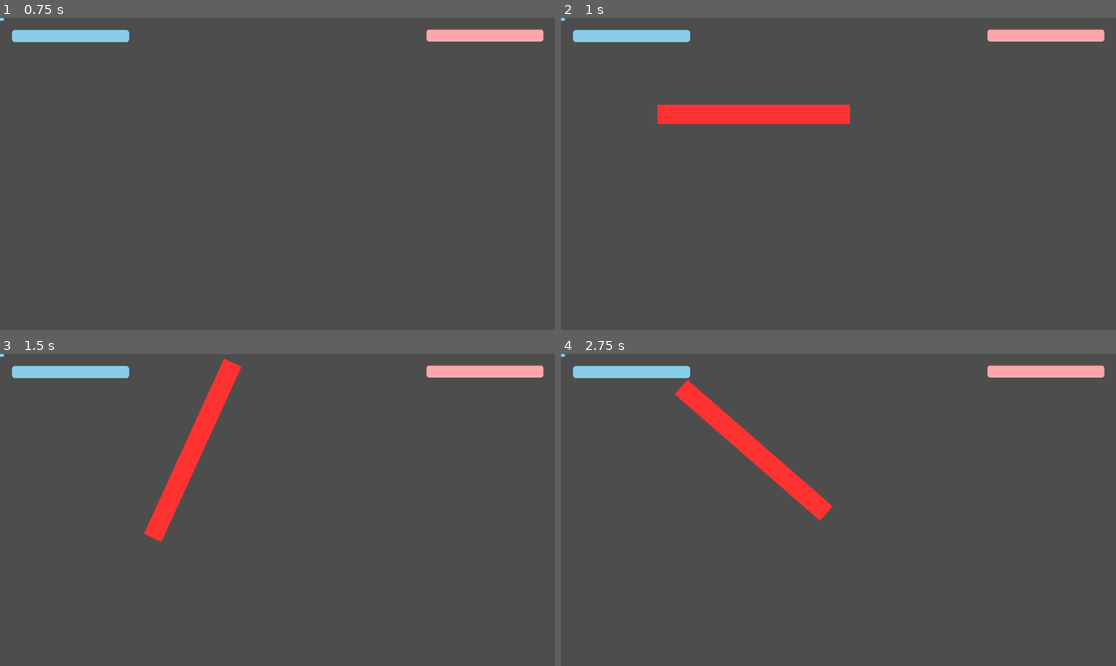
Above: before the commit, frames 1-4 (two rows, left to right).
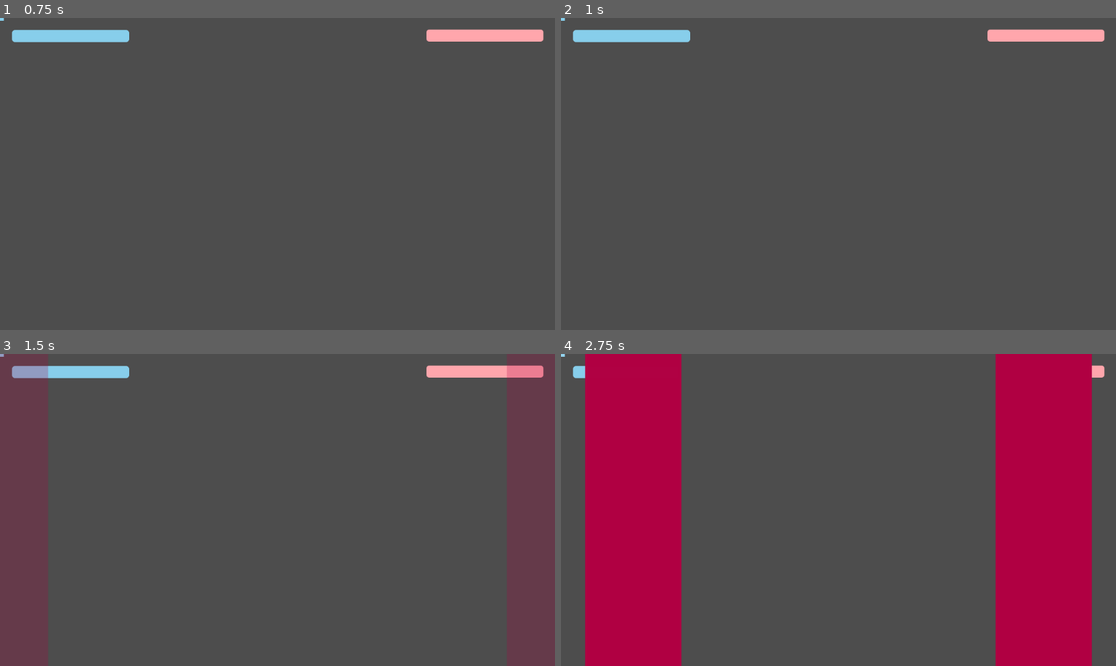
Above: after the commit, the same moments.

Repository: Sosenteam/sa-bullet-hell
Game: Godot game, scene res://levels/testing_level.tscn
The game is run twice, just before and just after one commit, with the same random seed, the same clock (stepped at 60 frames per second) and the same inputs.
Inputs:
- Up to frame 1 (0.75 s): tap Enter at 0.5 s
- Up to frame 2 (1 s): no input
- Up to frame 3 (1.5 s): no input
- Up to frame 4 (2.75 s): no input

Frame 1 is identical in both runs. In frame 2, 2.2% of the frame differs, in the area x 17-53%, y 27-35%; in frame 3, 2.7%; in frame 4, 37%, in the area x 4-96%, y 0-100%.

Commit message:
added stuff to level, way better

Diff:
--- a/global.gd
+++ b/global.gd
@@ -1,6 +1,12 @@
 extends Node
 
+@onready var screen_size = get_viewport().get_visible_rect().size
+@onready var center = screen_size/2
 
+
+var bad_color = Color(0.691, 0.0, 0.261, 1.0)
+var indicator_color = Color(0.691, 0.0, 0.261, 0.25)
+var invis_color = Color(0.691, 0.0, 0.261, 0)
 var ui:Node
 
 func update_health(hp,plid):
--- a/hit_management/bullet.gd
+++ b/hit_management/bullet.gd
@@ -2,7 +2,7 @@
 
 @onready var collision_shape = $CollisionPolygon2D
 @onready var draw_shape = $Polygon2D
-@onready var vis_notif = $VisibleOnScreenNotifier2D
+#@onready var vis_notif = $VisibleOnScreenNotifier2D
 
 var radius = 10
 var velocity: Vector2 = Vector2.ZERO
--- a/hit_management/hit_shape.gd
+++ b/hit_management/hit_shape.gd
@@ -1,16 +1,28 @@
 extends Area2D
+
+@onready var polygon = $Polygon2D
+@onready var collision_polygon = $CollisionPolygon2D
+
+func _ready() -> void:
+	polygon.color = Global.indicator_color
 
 func enable():
 	set_collision_mask_value(1,true)
+	polygon.color = Global.bad_color
 
 func disable():
 	set_collision_mask_value(1,false)
+	polygon.color = Global.invis_colors
 
 func remove():
-	$Polygon2D.set_polygon([])
-	$CollisionPolygon2D.set_polygon([])
+	polygon.set_polygon([])
+	collision_polygon.set_polygon([])
 
 func set_verts(verts:PackedVector2Array):
-	print("hitshape verts set to ",verts)
-	$Polygon2D.set_polygon(verts)
-	$CollisionPolygon2D.set_polygon(verts)
+	#print("hitshape verts set to ",verts)
+	polygon.set_polygon(verts)
+	collision_polygon.set_polygon(verts)
+
+func _on_body_entered(body: Node2D) -> void:
+	if(body.has_method("hit")):
+		body.hit()
--- a/hit_management/hit_shape.tscn
+++ b/hit_management/hit_shape.tscn
@@ -7,6 +7,8 @@
 script = ExtResource("1_8rv4f")
 
 [node name="Polygon2D" type="Polygon2D" parent="." unique_id=182433627]
-color = Color(1, 0.19999999, 0.19999999, 1)
+color = Color(0.06316107, 0.1132201, 0.10798114, 0.3019608)
 
 [node name="CollisionPolygon2D" type="CollisionPolygon2D" parent="." unique_id=991354464]
+
+[connection signal="body_entered" from="." to="." method="_on_body_entered"]
--- a/hit_management/hitzone.gd
+++ b/hit_management/hitzone.gd
@@ -20,12 +20,12 @@
 
 func _ready() -> void:
 	var tween = get_tree().create_tween()
-	draw_shape.color = Color(0.691, 0.0, 0.261, 0)
+	draw_shape.color = Global.invis_color
 	tween.set_trans(Tween.TRANS_EXPO)
 	tween.set_ease(Tween.EASE_IN)
-	tween.tween_property(draw_shape,"color",Color(0.691, 0.0, 0.261, 0.25),indicator_in)
+	tween.tween_property(draw_shape,"color",Global.indicator_color,indicator_in)
 	tween.tween_interval(indicator_hold)
-	tween.tween_property(draw_shape,"color",Color(0.691, 0.0, 0.261, 1.0),fade_in)
+	tween.tween_property(draw_shape,"color",Global.bad_color,fade_in)
 	tween.tween_callback(
 		func enable_hitbox():
 			enabled = true
@@ -38,7 +38,7 @@
 			set_collision_mask_value(1,false)
 
 	)
-	tween.tween_property(draw_shape,"color",Color(0.691, 0.0, 0.261, 0),fade_out)
+	tween.tween_property(draw_shape,"color",Global.invis_color,fade_out)
 
 	tween.tween_callback(queue_free)
 
--- a/levels/testing_level.gd
+++ b/levels/testing_level.gd
@@ -22,14 +22,37 @@
 
 	var level = get_parent().create_tween()
 	level.tween_interval(1)
-	#level.tween_callback(manager.create_horizontal_wipe.bind(50,100,75,800,1))
-	#level.tween_interval(2)
-	#level.tween_callback(manager.create_cannon.bind(Vector2(200,-30),PI/2,0.2,5,100,5))
-	#level.tween_callback(manager.create_horizontal_wipe.bind(800,100,-75,50,1))
-	#level.tween_interval(8)
-	#level.tween_callback(manager.create_vertical_wipe.bind(0,30,30,800,0.5))
-
-	level.tween_callback(shapes[0].set_verts.bind([Vector2(-200,-20),Vector2(-200,20),Vector2(200,20),Vector2(200,-20)]))
-	level.tween_callback(shapes[0].set_position.bind(Vector2(400,200)))
-	level.tween_property(shapes[0],"rotation",20,5)
+	level.tween_callback(manager.create_horizontal_wipe.bind(0,100,75,Global.center.x-100,1))
+	level.tween_callback(manager.create_horizontal_wipe.bind(Global.center.x,100,-75,0,1))
+	level.tween_interval(2)
+	level.tween_callback(manager.create_cannon.bind(Vector2(Global.center.x/2,0),PI/2,0.2,5,150,5))
+	level.tween_interval(4)
+	level.tween_callback(manager.create_cannon.bind(Vector2(Global.center.x/2,Global.center.y),-PI/2,0.2,5,150,5))
+	level.tween_interval(6)
+#
+	#
+	level.tween_callback(shapes[0].set_verts.bind([Vector2(-1200,-20),Vector2(-1200,20),Vector2(1200,20),Vector2(1200,-20)]))
+	level.tween_callback(shapes[1].set_verts.bind([Vector2(-1200,-20),Vector2(-1200,20),Vector2(1200,20),Vector2(1200,-20)]))
+	level.tween_callback(shapes[0].set_scale.bind(Vector2(0,0)))
+	level.tween_callback(shapes[1].set_scale.bind(Vector2(0,0)))
+	level.tween_callback(shapes[0].set_position.bind(Global.center))
+	level.tween_callback(shapes[1].set_position.bind(Global.center))
+	level.tween_callback(shapes[1].set_rotation.bind(PI/2))
+	level.tween_property(shapes[0],"scale",Vector2(1,1),1).set_trans(Tween.TRANS_QUART)
+	level.parallel().tween_property(shapes[1],"scale",Vector2(1,1),1).set_trans(Tween.TRANS_QUART)
+	level.parallel().tween_property(shapes[1],"scale",Vector2(1,1),1).set_trans(Tween.TRANS_QUART)
+	level.tween_callback(shapes[0].enable)
+	level.tween_callback(shapes[1].enable)
+	level.tween_property(shapes[0],"rotation",10,15).set_trans(Tween.TRANS_LINEAR)
+	level.parallel().tween_property(shapes[1],"rotation",10+PI/2,15).set_trans(Tween.TRANS_LINEAR)
+	level.parallel().tween_callback(manager.create_horizontal_wipe.bind(0,50,100,Global.screen_size.x,1))
+	level.parallel().tween_callback(manager.create_cannon.bind(Vector2(0,Global.center.y/2),0,0.2,8,150,5))
+	level.parallel().tween_callback(manager.create_cannon.bind(Vector2(Global.center.x,Global.center.y/2),PI,0.2,8,150,5))
 	level.tween_callback(shapes[0].remove)
+	level.tween_callback(shapes[1].remove)
+	level.tween_interval(2)
+	level.tween_callback(manager.create_horizontal_wipe.bind(0,10,60,Global.center.x,0.04,1))
+	level.tween_callback(manager.create_vertical_wipe.bind(0,10,60,Global.center.y,0.04,1))
+	level.tween_interval(4)
+	level.tween_callback(shapes[0].set_verts.bind([Vector2(-1200,-20),Vector2(-1200,20),Vector2(1200,20),Vector2(1200,-20)]))
+	level.tween_callback(shapes[1].set_verts.bind([Vector2(-1200,-20),Vector2(-1200,20),Vector2(1200,20),Vector2(1200,-20)]))
--- a/manager.gd
+++ b/manager.gd
@@ -5,11 +5,14 @@
 var hitshape = preload("res://hit_management/hit_shape.tscn")
 
 ## Create a hitzone (position, size)
-func create_zone(pos:Vector2,size:Vector2):
+func create_zone(pos:Vector2,size:Vector2,pre_time=null):
 	#print("zone created at ",pos," with size ",size)
 	var zone = hitzone.instantiate()
+	if(pre_time):
+		zone.indicator_hold = pre_time
 	get_tree().current_scene.add_child(zone)
 	zone.move(pos.x,pos.y,size.x,size.y)
+
 
 ## Create a bullet (position,radius,velocity)
 func create_bullet(pos:Vector2,radius:float,vel:Vector2):
@@ -18,13 +21,13 @@
 	get_tree().current_scene.add_child(bul)
 	bul.move(pos,radius,vel)
 ## Create a horizontal wipe of vertical bars (start_x,size_x,distance_x,end_x,time_betwen)
-func create_horizontal_wipe(start_x:float,size_x:float,distance_x:float,end_x:float,time_between:float):
+func create_horizontal_wipe(start_x:float,size_x:float,distance_x:float,end_x:float,time_between:float,pre_time=null):
 	var wipe_tween = create_tween()
 	var current_x = [start_x]
 	wipe_tween.set_loops(floor((end_x-start_x)/distance_x))
 	wipe_tween.tween_callback(
 		func zone_create():
-			create_zone(Vector2(current_x[0],0),Vector2(size_x,2000))
+			create_zone(Vector2(current_x[0],0),Vector2(size_x,2000),pre_time)
 	)
 	wipe_tween.tween_interval(time_between)
 	#wipe_tween.tween_property(self,"current_x",1,0).as_relative()
@@ -33,14 +36,14 @@
 		#print("Updated local value: ", current_x[0])
 	)
 ## Create a vertical wipe of horizontal bars (start_y,size_y,distance_y,end_y,time_betwen)
-func create_vertical_wipe(start_y:float,size_y:float,distance_y:float,end_y:float,time_between:float):
+func create_vertical_wipe(start_y:float,size_y:float,distance_y:float,end_y:float,time_between:float,pre_time=null):
 
 	var wipe_tween = create_tween()
 	var current_y = [start_y]
 	wipe_tween.set_loops(floor((end_y-start_y)/distance_y))
 	wipe_tween.tween_callback(
 		func zone_create():
-			create_zone(Vector2(0,current_y[0]),Vector2(2000,size_y))
+			create_zone(Vector2(0,current_y[0]),Vector2(2000,size_y),pre_time)
 	)
 	wipe_tween.tween_interval(time_between)
 	#wipe_tween.tween_property(self,"current_y",1,0).as_relative()
--- a/project.godot
+++ b/project.godot
@@ -18,6 +18,10 @@
 [autoload]
 
 Global="*uid://be68futi7tjqa"
+
+[display]
+
+window/size/mode=2
 
 [input]
 
